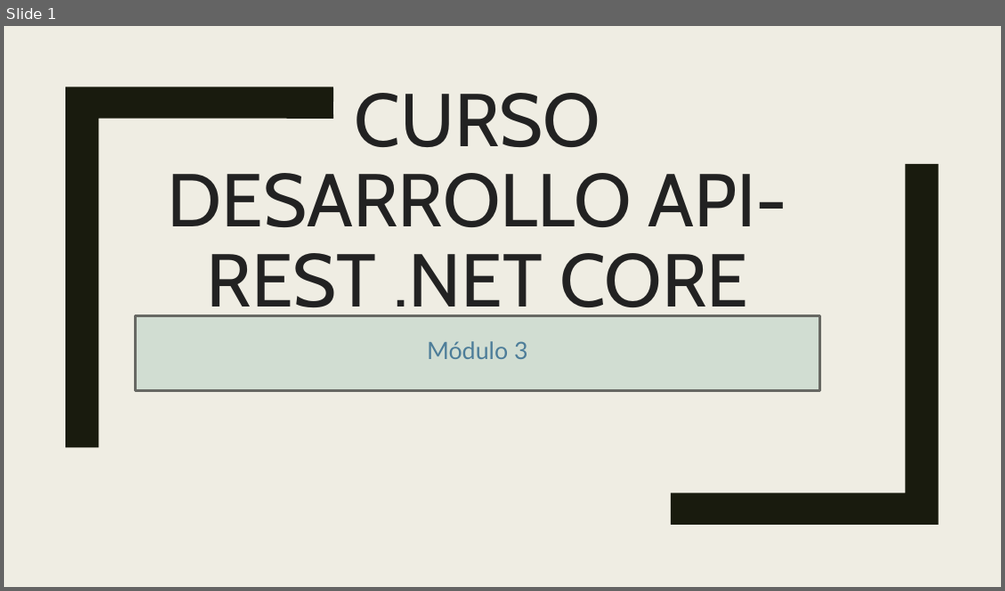
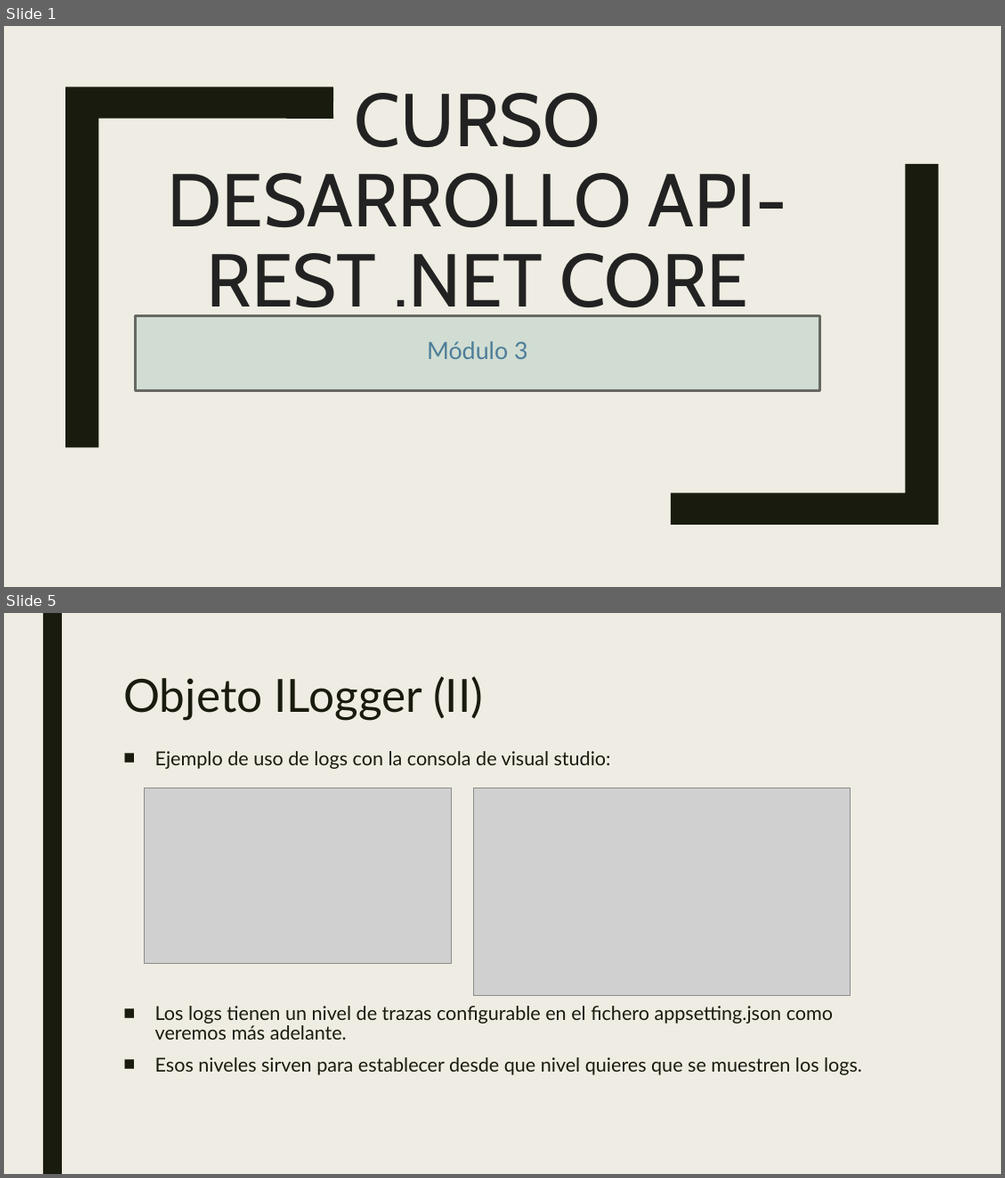
Before and after one commit to dadjh85/Demo3-Curso-.NetCore3.1, a slide deck: doc/Demo3- Curso .NET Core.pptx. Shown one above the other, each under a label of ours: slide 1 before the commit, slides 1 and 5 after it; the slides between them are not shown. The pictures are 1005x591 and 1005x1178 pixels, drawn with LibreOffice and Linux fonts; fonts in the diff are those of the drawing; grey boxes stand for pictures. Boxes give left, top, right and bottom in pixels: in the first picture for what was removed or moved away, otherwise in the second. Text is boxed around its words. In the diff, an @@ line names an element or a change of style, - is before the commit and + after.

```diff
--- a/doc/Demo3- Curso .NET Core.pptx
+++ b/doc/Demo3- Curso .NET Core.pptx
@@ slide 5 added at <box>4,613,1001,1174</box>, background #EFEDE3 @@
@@ rectangle added at <box>43,613,62,1174</box>, fill #191B0E @@
@@ title added at <box>123,676,483,720</box>, 44 pt, text #191B0E @@
+Objeto ILogger (II)
@@ text added at <box>155,751,862,1075</box>, 18.5 pt, text #191B0E @@
+■ Ejemplo de uso de logs con la consola de visual studio:
+■ Los logs tienen un nivel de trazas configurable en el fichero appsetting.json como veremos más adelante.
+■ Esos niveles sirven para establecer desde que nivel quieres que se muestren los logs.
@@ picture added at <box>144,788,451,963</box> @@
@@ picture added at <box>474,788,850,995</box> @@
```
Also in this commit, not shown: 1 slide changed, 6 other slides added, 9 other files.
